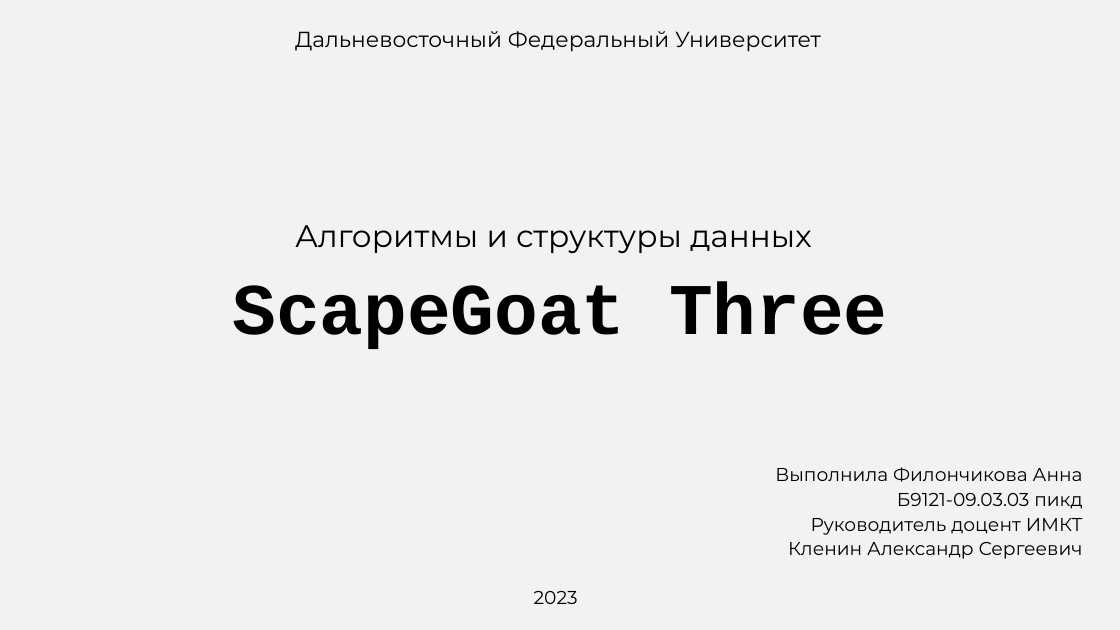
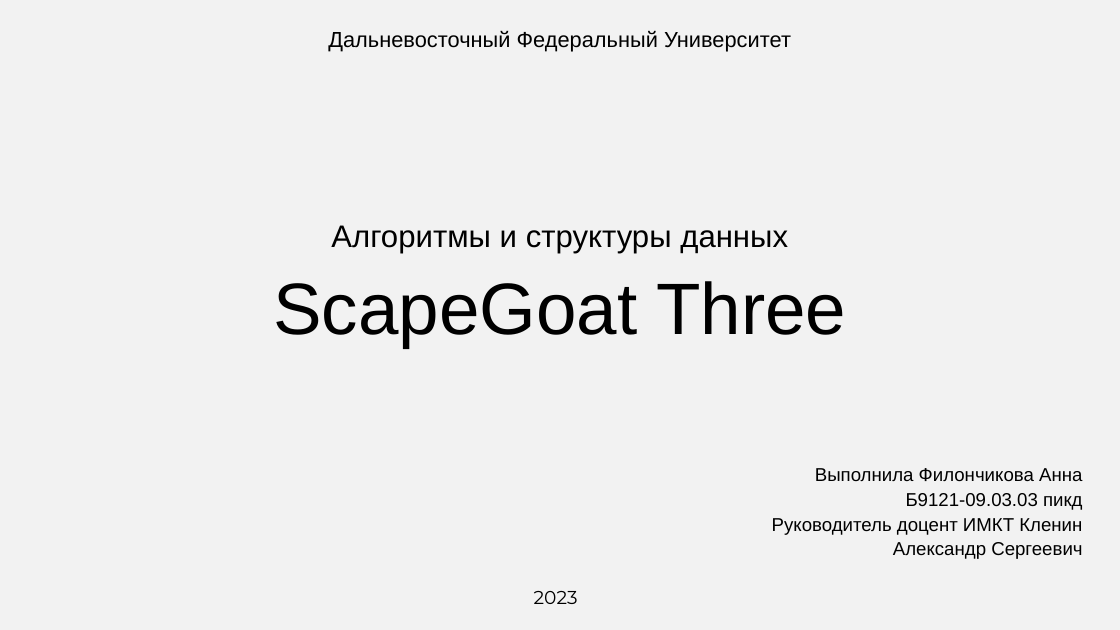
Before and after one commit to Flnchkv/ScapeGoat_Three, a slide deck: slide 1 of ScapeGoat Three.pptx. Drawn at 1120x630 pixels with LibreOffice and Linux fonts; fonts in the diff are those of the drawing. Boxes give left, top, right and bottom in pixels: in the first picture for what was removed or moved away, otherwise in the second. Text is boxed around its words. In the diff, an @@ line names an element or a change of style, - is before the commit and + after.

```diff
--- a/ScapeGoat Three.pptx
+++ b/ScapeGoat Three.pptx
@@ text "Дальневосточный Федеральный Университет" at (328,30,791,52): font Montserrat to Arial; alignment left to centre @@
@@ text "Алгоритмы и структуры данных" at (331,225,788,253): font Montserrat to Arial; alignment left to centre @@
@@ title "ScapeGoat Three" at (273,281,846,347): font Courier New to Arial, bold off @@
@@ subtitle "Выполнила Филончикова Анна" at (772,468,1083,559): font Montserrat to Arial @@
```
Also in this commit, not shown: 6 other slides changed.
